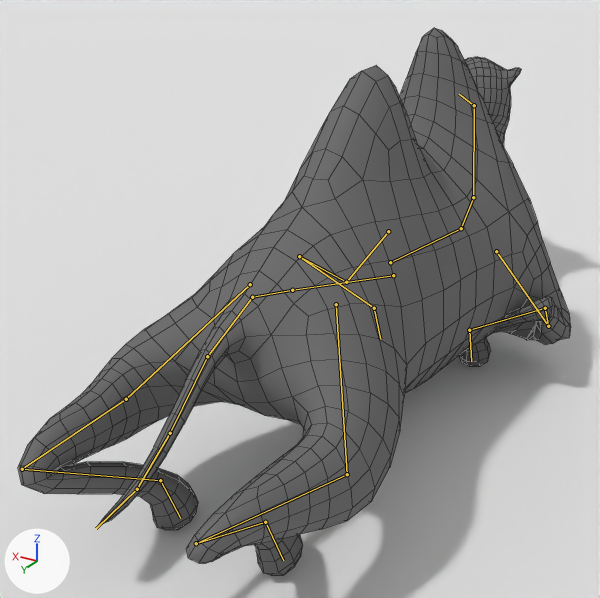
The Blender file camel.blend as it was, and as the next commit left it.
Camera for both pictures: a 50 mm camera at (-0.99, 1.92, 1.35) aimed at (0.24, -0.12, 0.33). Arrows for +X, +Y and +Z are at lower left; the lights stay in place. Both versions are drawn at frame 15 of the action 'ArmatureAction'; the numbers are the values there. The bones that bend it are drawn over the model as lines. Mesh edges are drawn as thin lines.

The first picture shows 'Camel', 'Plane'.
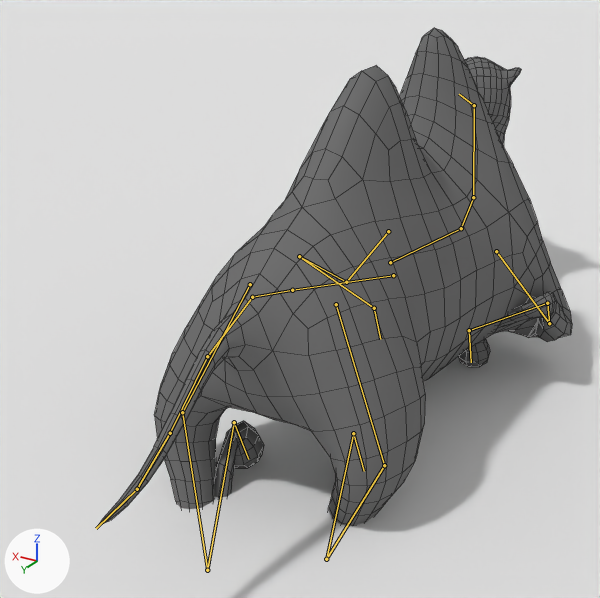
Diff of the bpy script that builds the scene:
```diff
--- a/camel.blend.py
+++ b/camel.blend.py
@@ bone_toe_l @@
 bone_toe_l = bpy.data.objects['Armature'].pose.bones['Toe.L']
-bone_toe_l.location = (0.0, 0.0, 0.0)
+bone_toe_l.location = (-0.005, 0.12, 0.28)
@@ bone_toe_r @@
 bone_toe_r = bpy.data.objects['Armature'].pose.bones['Toe.R']
-bone_toe_r.location = (0.0, 0.0, 0.0)
+bone_toe_r.location = (0.007, 0.165, 0.386)
```

Location of each change, [x1, y1, x2, y2] in pixels of the pictures (600 x 598 px):
'Camel', posed: before [18, 28, 571, 575]; after [98, 28, 572, 526]
bone 'Toe.L', root to tip: before (160, 480) to (180, 518); after (234, 422) to (248, 459)
bone 'Toe.R', root to tip: before (265, 522) to (283, 560); after (353, 433) to (364, 471)
